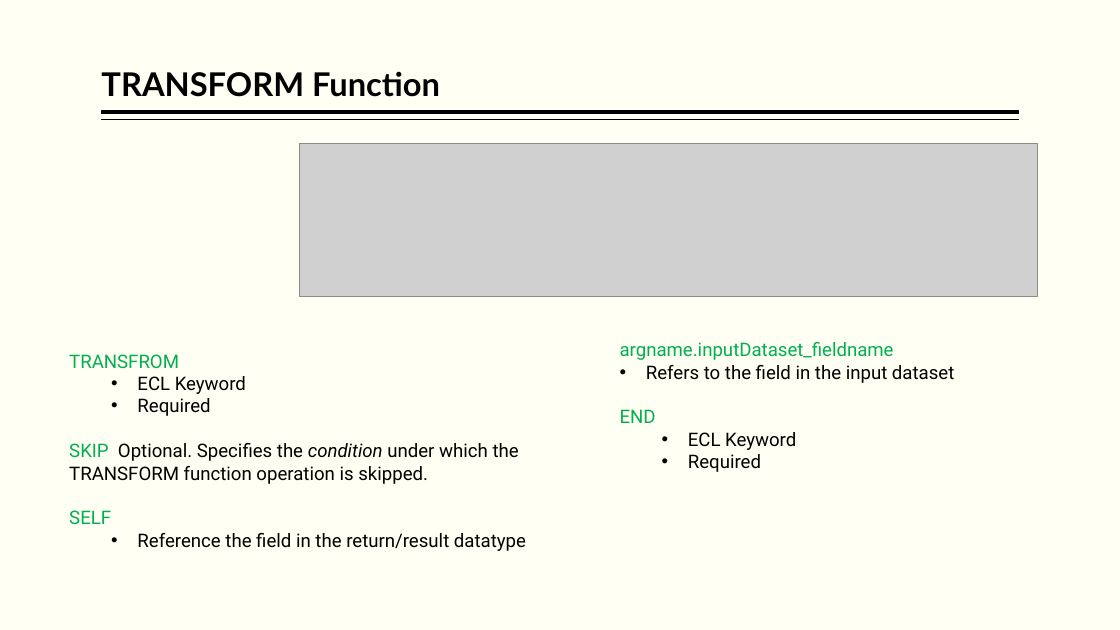
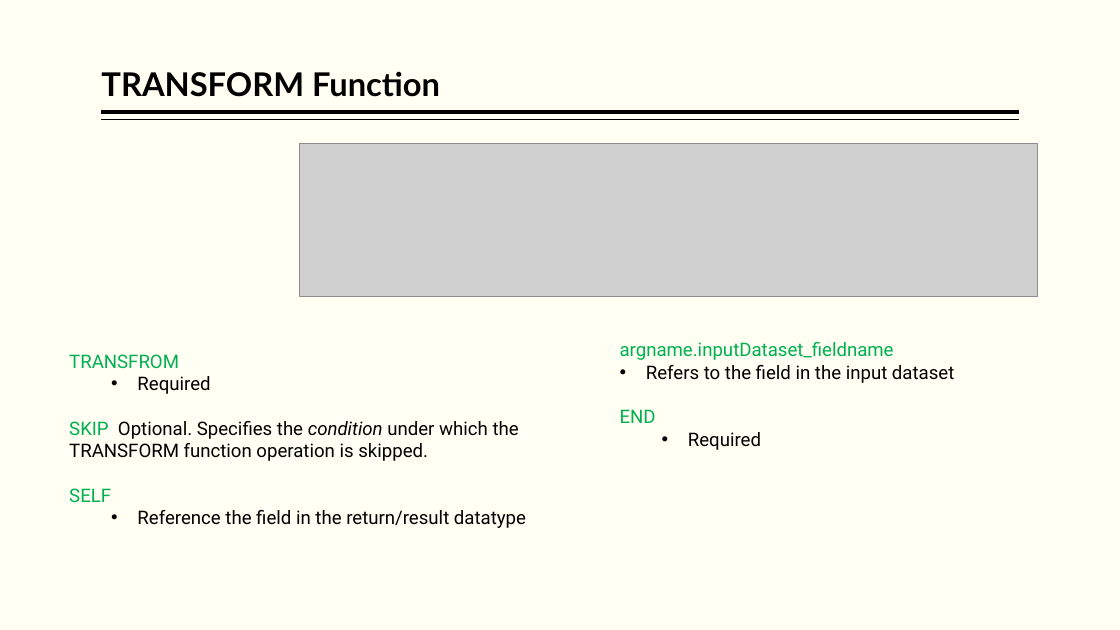
Before and after one commit to hpccsystems-solutions-lab/ScheduledFlights-Workshop, a slide deck: slide 75 of BigData-ECL.pptx (slide 73 before the commit). Drawn at 1120x630 pixels with LibreOffice and Linux fonts; fonts in the diff are those of the drawing; grey boxes stand for pictures. Boxes give left, top, right and bottom in pixels: in the first picture for what was removed or moved away, otherwise in the second. Text is boxed around its words. In the diff, an @@ line names an element or a change of style, - is before the commit and + after.

```diff
--- a/BigData-ECL.pptx
+++ b/BigData-ECL.pptx
@@ text at [137, 376, 246, 394]: paragraph removed @@
-  • ECL Keyword
@@ text at [688, 432, 796, 450]: paragraph removed @@
-  • ECL Keyword
```
Also in this commit, not shown: 15 other slides changed, 3 slides added, 1 slide removed, 6 other files.
